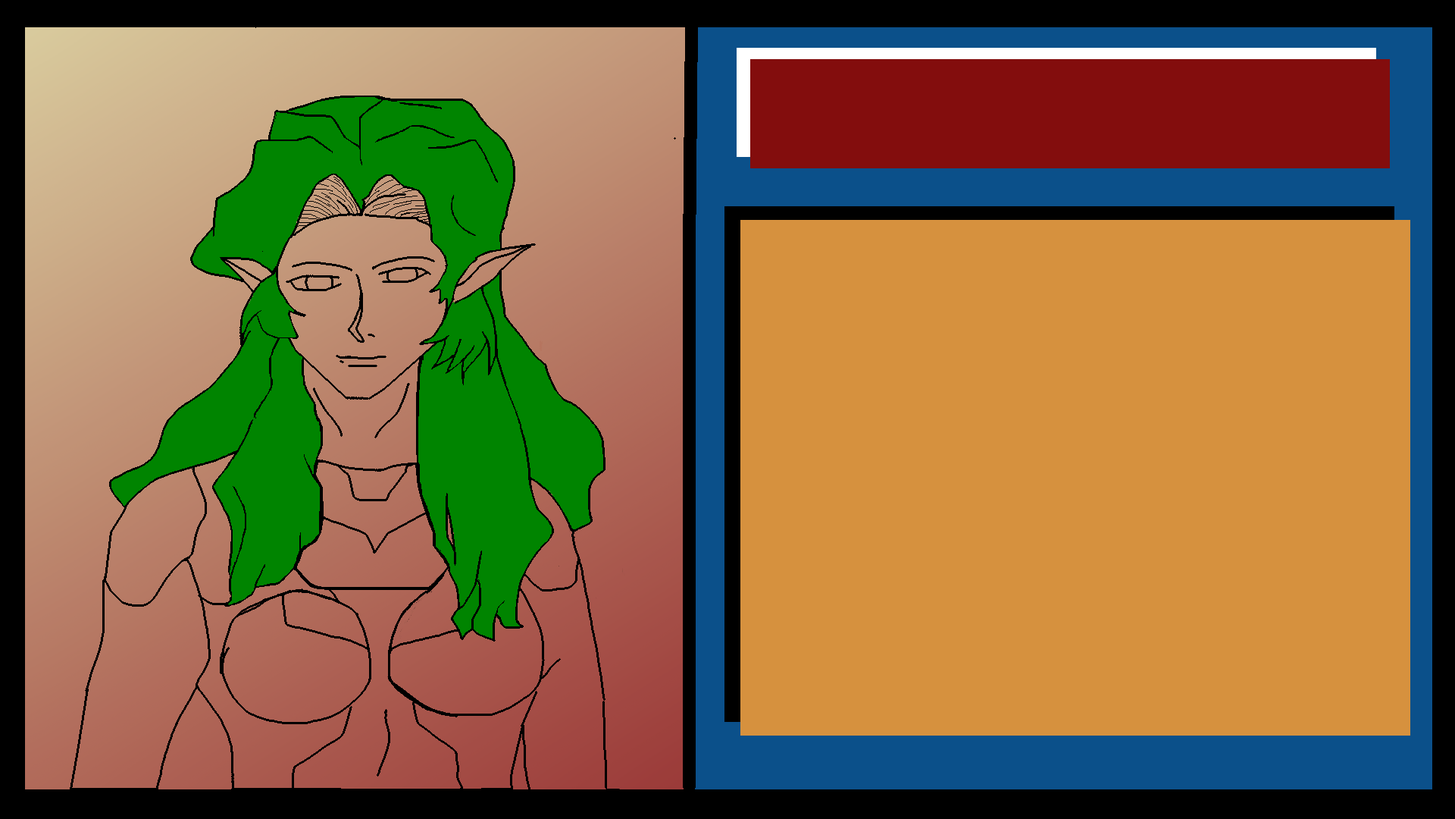
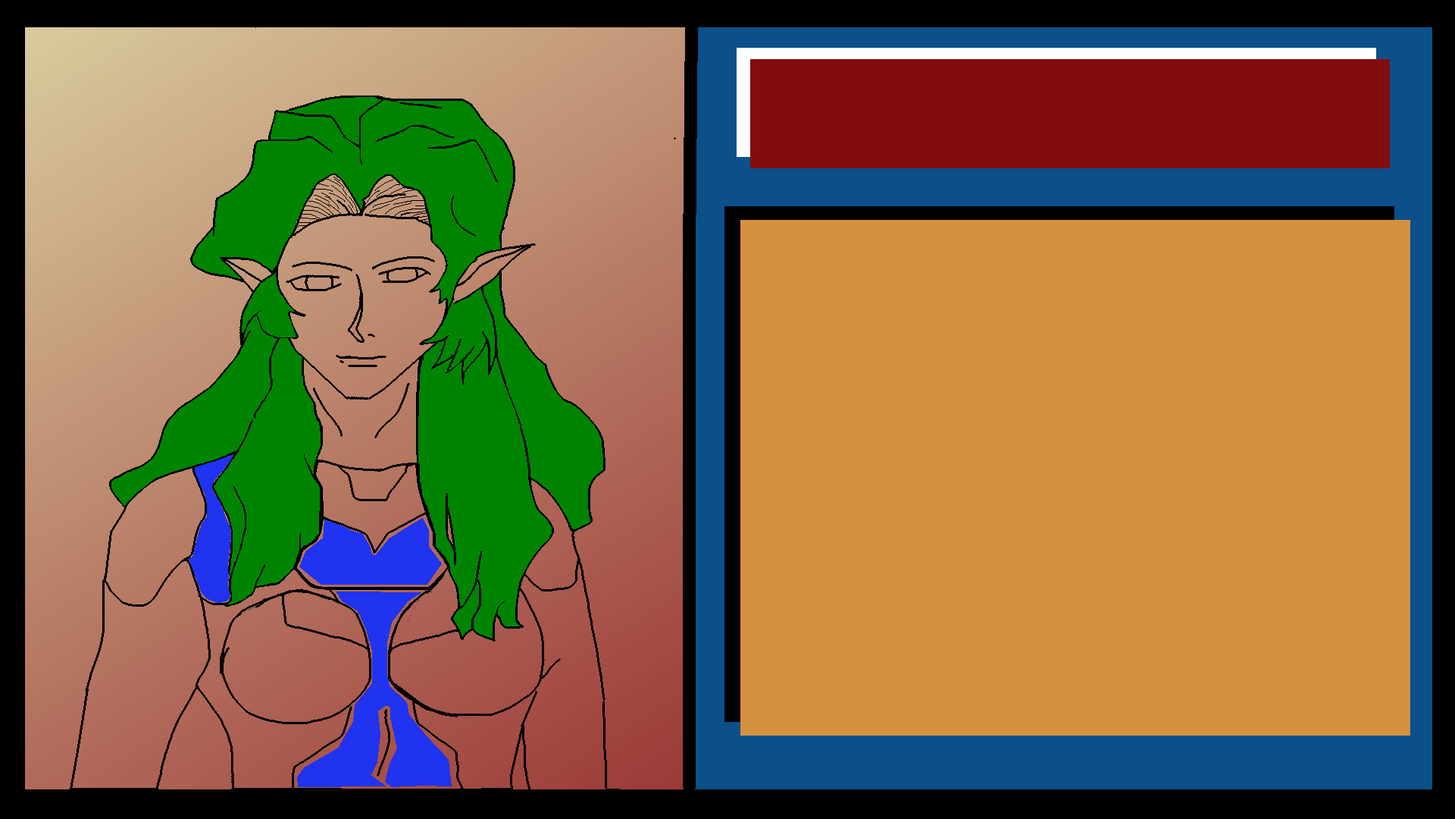
Layered file, before and after one edit (1455×819). Changes by layer:
renamed "clothes" to "spaceSuitColor", painted on it over [188, 454, 452, 787]
painted on "body" over [241, 606, 259, 615]
